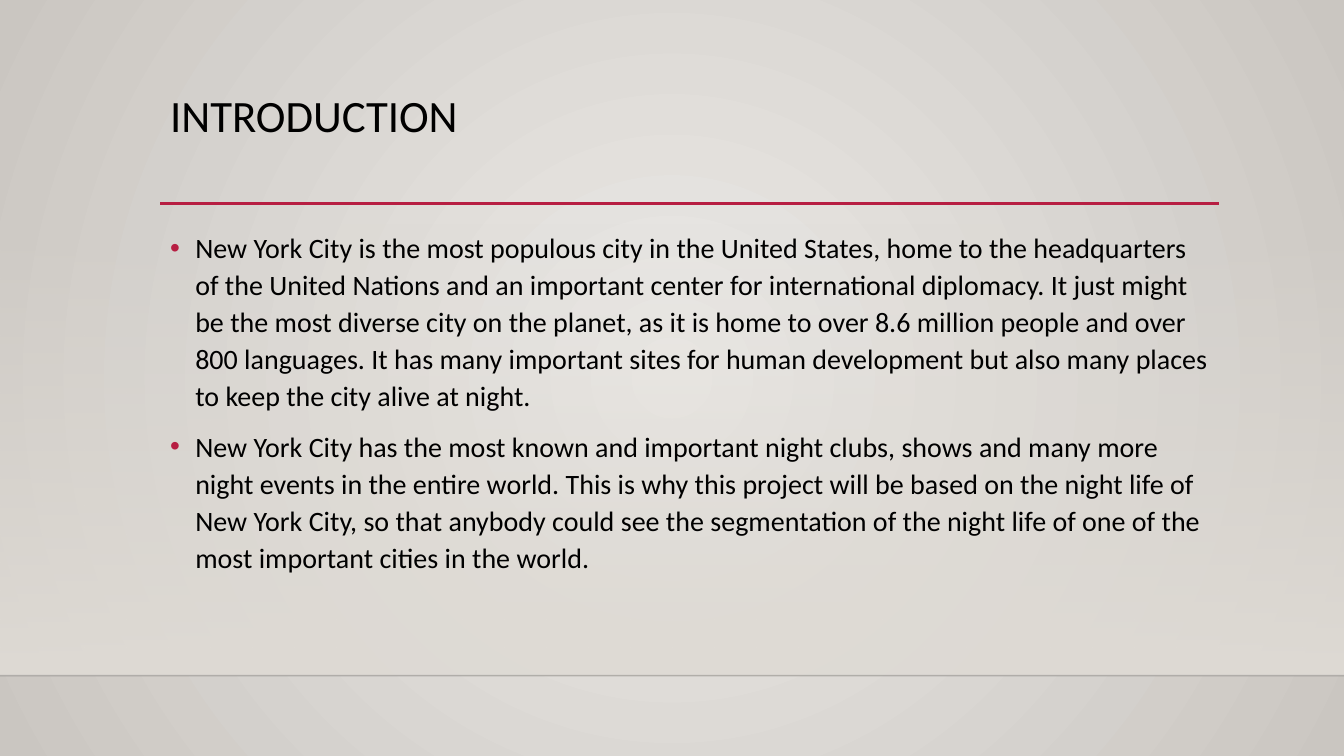
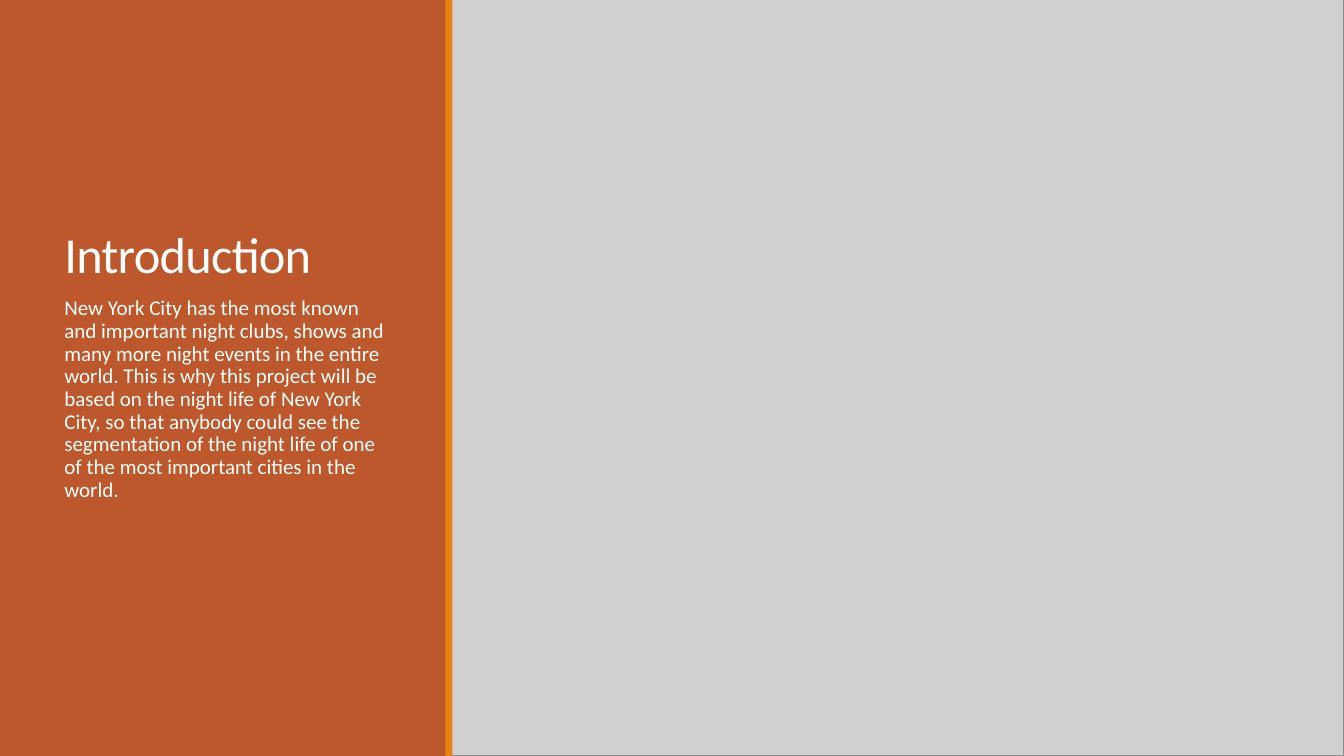
Before and after one commit to andresuru13/NewYorkNightLife, a slide deck: slide 2 of New york city night life clustering.pptx. Drawn at 1344x756 pixels with LibreOffice and Linux fonts; fonts in the diff are those of the drawing; grey boxes stand for pictures; background and template pictures are left out. Boxes give left, top, right and bottom in pixels: in the first picture for what was removed or moved away, otherwise in the second. Text is boxed around its words. In the diff, an @@ line names an element or a change of style, - is before the commit and + after.

```diff
--- a/New york city night life clustering.pptx
+++ b/New york city night life clustering.pptx
@@ background gradient #ECEAE7 to #CAC7C1 to #FFFFFF @@
@@ rectangle added at <box>0,0,1344,756</box>, fill #FFFFFF @@
@@ rectangle added at <box>0,0,447,756</box>, fill #BD582C @@
@@ rectangle added at <box>446,0,453,756</box>, fill #E48312 @@
@@ picture added at <box>450,0,1344,756</box> @@
@@ title "Introduction" at <box>64,238,311,274</box>: vertical alignment top to bottom @@
@@ line removed from (160, 204) to (1220, 204) @@
@@ rectangle removed at <box>0,223,1344,676</box> @@
@@ title at <box>64,238,311,274</box>: text changed; size 32 to 36 pt; text colour #000000 to #FFFFFF @@
-INTRODUCTION
+Introduction
@@ text at <box>195,238,1207,411</box>: paragraph removed @@
-• New York City is the most populous city in the United States, home to the headquarters of the United Nations and an important center for international diplomacy. It just might be the most diverse city on the planet, as it is home to over 8.6 million people and over 800 languages. It has many important sites for human development but also many places to keep the city alive at night.
@@ text "New York City has the ...": place and size @@
-text "New York City has the ..." at <box>195,238,1207,573</box>
+text "New York City has the ..." at <box>64,300,384,497</box>
@@ text "New York City has the ..." at <box>64,300,384,497</box>: size 20 to 15 pt, text colour #000000 to #FFFFFF; bullet • to  ; line spacing 1.1 to 0.9; more space between paragraphs; bullet colour #B71E42 to #E48312 @@
@@ line removed from (0, 676) to (1344, 676) @@
@@ rectangle added at <box>0,706,1344,756</box>, fill #BD582C @@
@@ rectangle added at <box>0,699,1344,706</box>, fill #E48312 @@
```
Also in this commit, not shown: 8 other slides changed.
